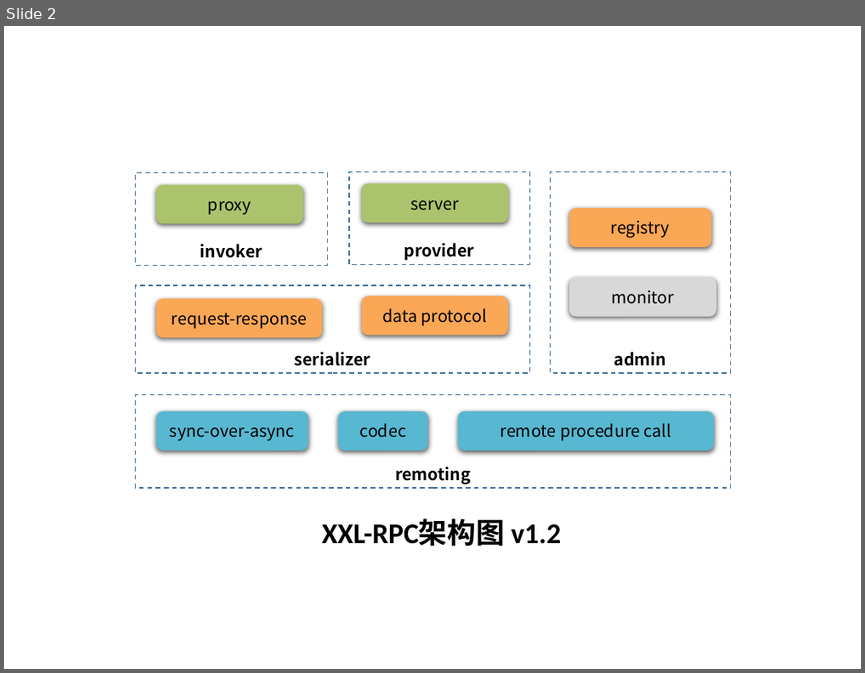
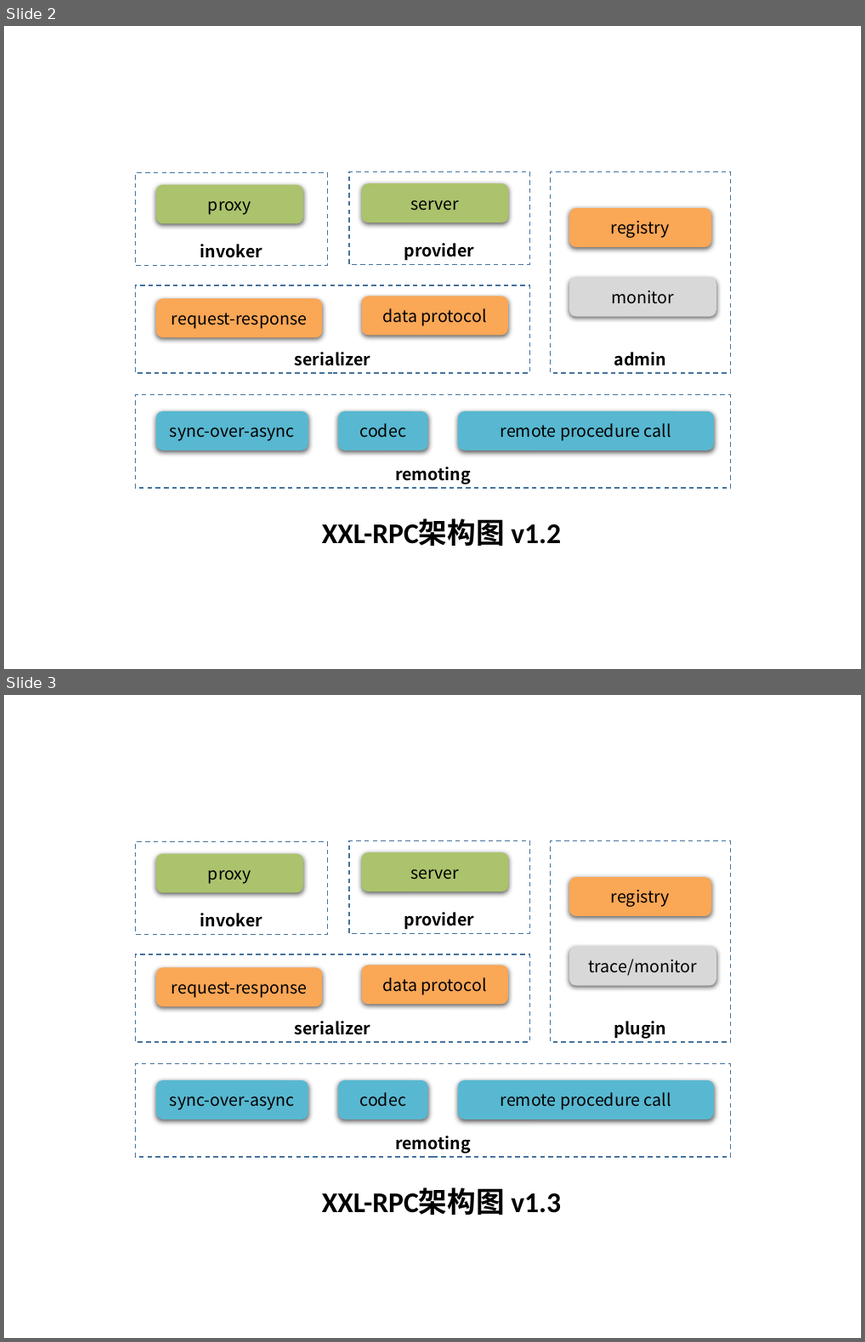
Before and after one commit to xuxueli/xxl-rpc, a slide deck: doc/XXL-RPC架构图.pptx. Shown one above the other, each under a label of ours: slide 2 before the commit, slides 2 and 3 after it. The pictures are 865x673 and 865x1342 pixels, drawn with LibreOffice and Linux fonts; fonts in the diff are those of the drawing. Boxes give left, top, right and bottom in pixels: in the first picture for what was removed or moved away, otherwise in the second. Text is boxed around its words. In the diff, an @@ line names an element or a change of style, - is before the commit and + after.

```diff
--- a/doc/XXL-RPC架构图.pptx
+++ b/doc/XXL-RPC架构图.pptx
@@ slide 3 added at bbox=[4, 695, 861, 1338], background #FFFFFF @@
@@ rectangle added at bbox=[136, 841, 328, 934], outline #43739E 1 pt dashed, 14 pt, text #000000, bold @@
+invoker
@@ rectangle added at bbox=[349, 840, 530, 933], outline #43739E 1 pt dashed, 14 pt, text #000000, bold @@
+provider
@@ rectangle added at bbox=[550, 840, 731, 1042], outline #43739E 1 pt dashed, 14 pt, text #000000, bold @@
+plugin
@@ rounded rectangle added at bbox=[156, 853, 303, 893], fill #ABC36C, 14 pt, text #000000 @@
+proxy
@@ rounded rectangle added at bbox=[361, 852, 508, 892], fill #ABC36C, 14 pt, text #000000 @@
+server
@@ rounded rectangle added at bbox=[569, 877, 712, 916], fill #FAA756, 14 pt, text #000000 @@
+registry
@@ rounded rectangle added at bbox=[569, 946, 716, 986], fill #D8D8D8, 14 pt, text #000000 @@
+trace/monitor
@@ rectangle added at bbox=[136, 953, 530, 1041], outline #43739E 1 pt dashed, 14 pt, text #000000, bold @@
+serializer
@@ rounded rectangle added at bbox=[156, 968, 323, 1007], fill #FAA756, 14 pt, text #000000 @@
+request-response
@@ rounded rectangle added at bbox=[361, 965, 508, 1004], fill #FAA756, 14 pt, text #000000 @@
+data protocol
@@ rectangle added at bbox=[136, 1063, 731, 1157], outline #43739E 1 pt dashed, 14 pt, text #000000, bold @@
+remoting
@@ rounded rectangle added at bbox=[156, 1080, 308, 1119], fill #58B8D1, 14 pt, text #000000 @@
+sync-over-async
@@ rounded rectangle added at bbox=[338, 1080, 428, 1119], fill #58B8D1, 14 pt, text #000000 @@
+codec
@@ rounded rectangle added at bbox=[458, 1080, 715, 1119], fill #58B8D1, 14 pt, text #000000 @@
+remote procedure call
@@ text added at bbox=[322, 1188, 561, 1214], 24 pt, text #000000, bold @@
+XXL-RPC架构图 v1.3
```
Also in this commit, not shown: 1 other file.
